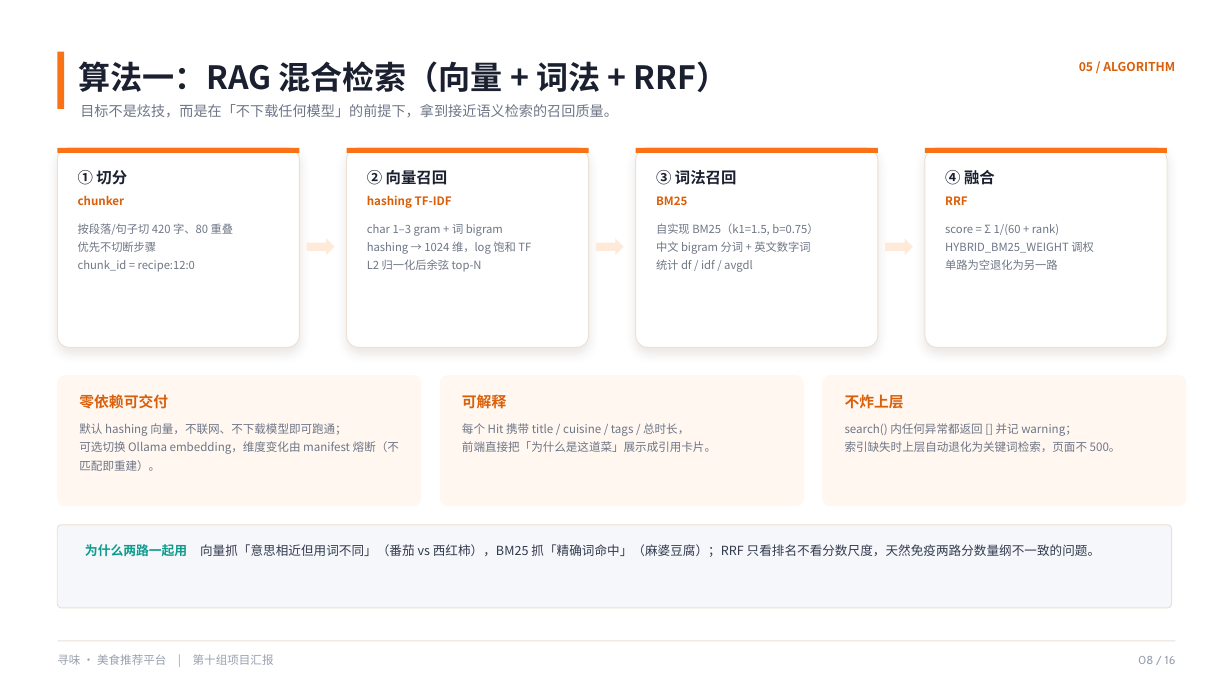
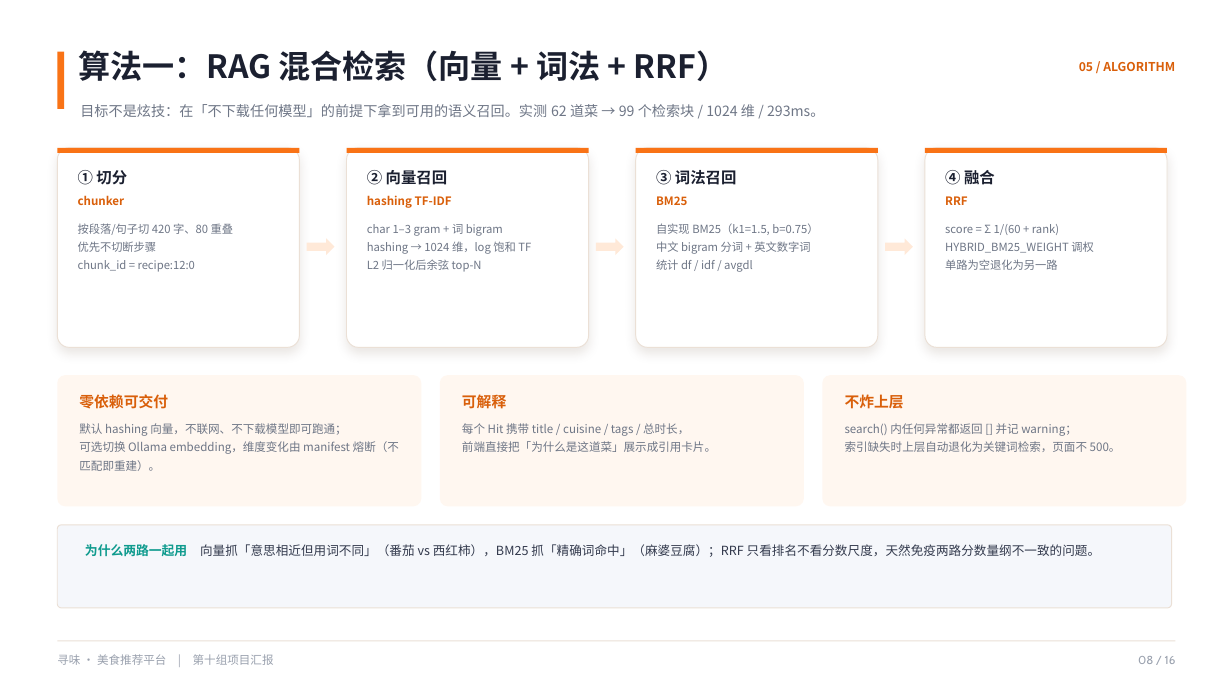
Before and after one commit to Drayee/foodrecommendationplatform, a slide deck: slide 8 of docs/寻味美食推荐平台-第十组-项目汇报.pptx. Drawn at 1232x693 pixels with LibreOffice and Linux fonts; fonts in the diff are those of the drawing. Boxes give left, top, right and bottom in pixels: in the first picture for what was removed or moved away, otherwise in the second. Text is boxed around its words. In the diff, an @@ line names an element or a change of style, - is before the commit and + after.

Commit message:
docs(ppt): 第十组项目汇报 PPT —— 版式微调与排版自检脚本
- 收紧页眉标题行距、加高目标页卡片，消除全部文本溢出
- 重排界面实拍页与两张表格，去除与底部说明条的重叠
- 新增 build_ppt/check_layout.py：用真实字体度量做溢出检测（0 告警）
- 新增 build_ppt/export_png.ps1：PowerPoint COM 导出逐页 PNG 供校验

```diff
--- a/docs/寻味美食推荐平台-第十组-项目汇报.pptx
+++ b/docs/寻味美食推荐平台-第十组-项目汇报.pptx
@@ text "算法一：RAG 混合检索（向量 + 词法 + ..." at [79,50,729,81]: line spacing 1.28 to 1.05 @@
@@ text at [80,104,824,117]: text changed @@
-目标不是炫技，而是在「不下载任何模型」的前提下，拿到接近语义检索的召回质量。
+目标不是炫技：在「不下载任何模型」的前提下拿到可用的语义召回。实测 62 道菜 → 99 个检索块 / 1024 维 / 293ms。
@@ rounded rectangle at [636,148,878,348]: shadow on @@
```
Also in this commit, not shown: 13 other slides changed, 3 other files.
